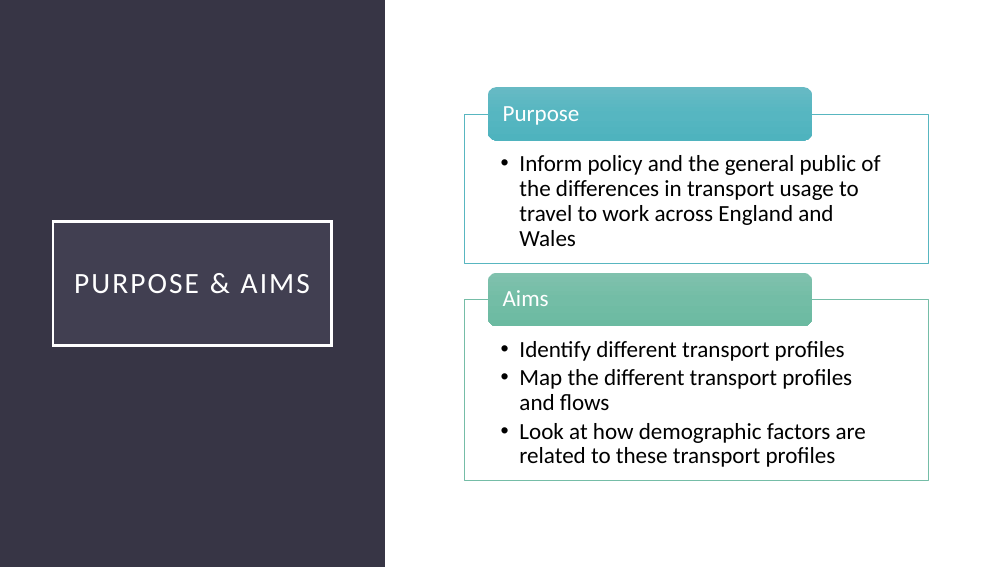
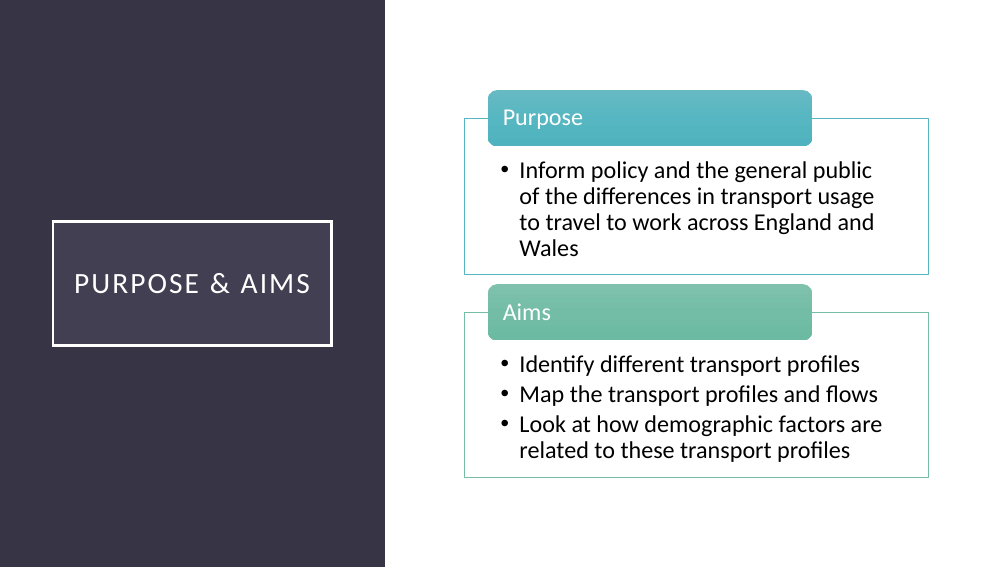
Before and after one commit to natesheehan/spidercartographers, a slide deck: slide 2 of For Report/Presentation.pptx. Drawn at 1008x567 pixels with LibreOffice and Linux fonts; fonts in the diff are those of the drawing. Boxes give left, top, right and bottom in pixels: in the first picture for what was removed or moved away, otherwise in the second. Text is boxed around its words. In the diff, an @@ line names an element or a change of style, - is before the commit and + after.

```diff
--- a/For Report/Presentation.pptx
+++ b/For Report/Presentation.pptx
@@ rectangle: place and size @@
-rectangle at <box>465,114,929,263</box>
+rectangle at <box>465,118,929,274</box>
@@ rounded rectangle: place and size @@
-rounded rectangle at <box>488,87,812,141</box>
+rounded rectangle at <box>488,90,812,146</box>
@@ rounded rectangle: place and size @@
-rounded rectangle at <box>488,273,812,327</box>
+rounded rectangle at <box>488,284,812,340</box>
@@ size 22 to 23 pt in 3 elements at <box>503,109,583,129</box>, <box>519,161,875,256</box>, <box>503,303,551,320</box> @@
@@ text "Aims": place and size @@
-text "Aims" at <box>503,290,549,306</box>
+text "Aims" at <box>503,303,551,320</box>
@@ text "Identify different transport profiles": place and size @@
-text "Identify different transport profiles" at <box>519,341,866,467</box>
+text "Identify different transport profiles" at <box>519,355,883,462</box>
@@ rectangle: place and size @@
-rectangle at <box>465,299,929,480</box>
+rectangle at <box>465,312,929,477</box>
@@ text at <box>519,355,883,462</box>: size 22 to 23 pt in "Identify different transport profiles", "Look at how demographic factors are related ..." @@
@@ text at <box>519,385,878,406</box>: text changed; size 22 to 23 pt @@
-  • Map the different transport profiles and flows
+  • Map the transport profiles and flows
```
Also in this commit, not shown: 3 other slides changed.
